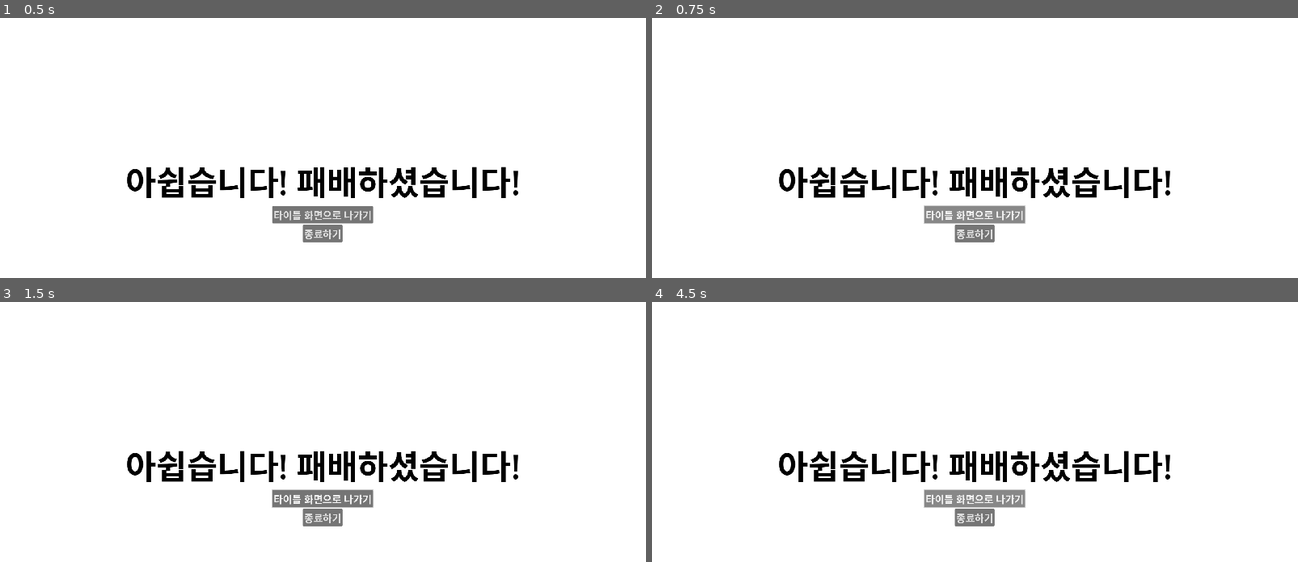
Above: before the commit, frames 1-4 (two rows, left to right).
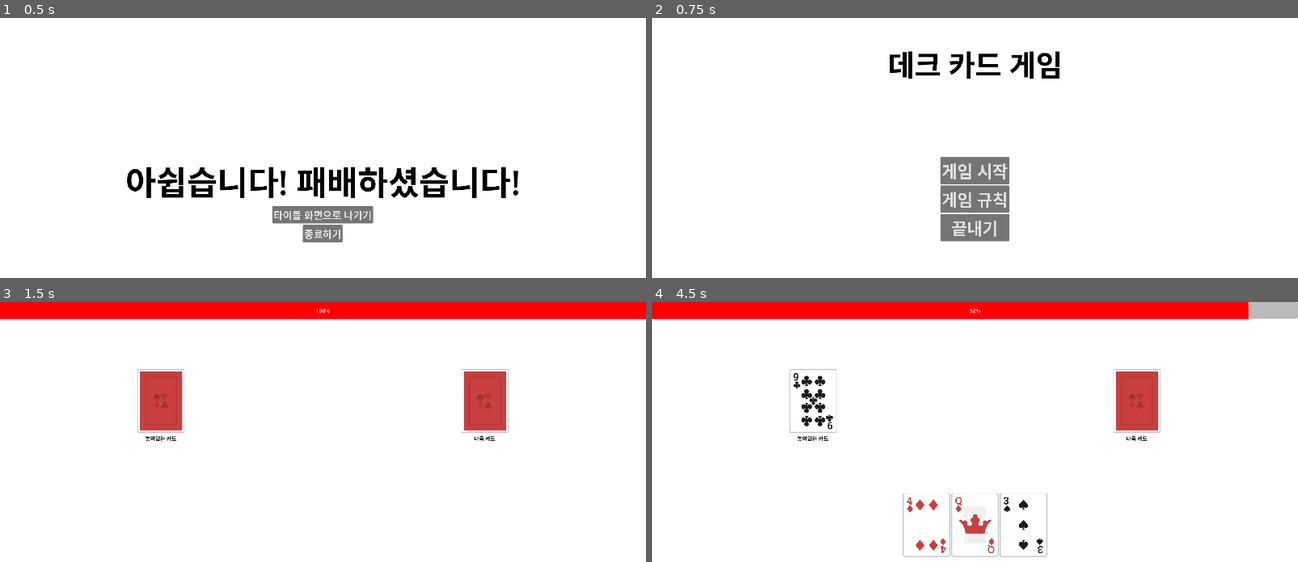
Above: after the commit, the same moments.

Repository: scy0416/deque_card_game
Game: Godot game, scene res://Scenes/lose.tscn
The game is run twice, just before and just after one commit, with the same random seed, the same clock (stepped at 60 frames per second) and the same inputs. This scene is started directly instead of the project's main scene.
Inputs (mouse positions are in pixels of both pictures, inside the frame that each line leads up to):
- Up to frame 1 (0.5 s): no input
- Up to frame 2 (0.75 s): click "타이틀 화면으로 나가기" at 0.5 s
- Up to frame 3 (1.5 s): click (323, 455) at 1.25 s, where only the run after the commit has a clickable "게임 시작"
- Up to frame 4 (4.5 s): click (975, 499) at 2 s, where only the run before the commit has a clickable "타이틀 화면으로 나가기"; click (975, 499) at 2.75 s, where only the run before the commit has a clickable "타이틀 화면으로 나가기"; tap Enter at 4.25 s

Frame 1 is identical in both runs. In frame 2, 6.7% of the frame differs, in the area x 19-81%, y 12-87%; in frame 3, 14%, in the area x 0-100%, y 0-87%; in frame 4, 14%.

Commit message:
게임 완성

Diff:
--- /dev/null
+++ b/Scenes/description.tscn
@@ -0,0 +1,51 @@
+[gd_scene load_steps=2 format=3 uid="uid://ctivmmaanonxw"]
+
+[ext_resource type="Script" path="res://Scripts/description.gd" id="1_aklod"]
+
+[node name="Description" type="Control"]
+layout_mode = 3
+anchors_preset = 15
+anchor_right = 1.0
+anchor_bottom = 1.0
+grow_horizontal = 2
+grow_vertical = 2
+script = ExtResource("1_aklod")
+
+[node name="Title" type="Button" parent="."]
+layout_mode = 0
+offset_left = 108.0
+offset_top = 70.0
+offset_right = 236.0
+offset_bottom = 120.0
+theme_override_font_sizes/font_size = 30
+text = "뒤로가기"
+
+[node name="RichTextLabel" type="RichTextLabel" parent="."]
+layout_mode = 1
+anchors_preset = 8
+anchor_left = 0.5
+anchor_top = 0.5
+anchor_right = 0.5
+anchor_bottom = 0.5
+offset_left = -656.0
+offset_top = -385.0
+offset_right = 656.0
+offset_bottom = 385.0
+grow_horizontal = 2
+grow_vertical = 2
+theme_override_colors/default_color = Color(0, 0, 0, 1)
+theme_override_font_sizes/normal_font_size = 50
+text = "이 게임은 데크를 이용한 간단한 카드게임입니다.
+게임의 목표는 손에 있는 카드를 모두 내려놓는 것입니다.
+카드를 내려놓을 수 있는 조건은 [같은 모양]이거나
+놓여있는 카드의 [다음 숫자 또는 이전 숫자]인 경우에
+내려놓을 수 있습니다.
+데크를 이용한만큼 손의 카드 중에서 앞 뒤에서만
+카드를 내려놓을 수 있습니다.
+양쪽 카드를 전부 내려놓을 수 없는 경우에는
+다음 카드를 뽑게 되고, 손의 앞 또는 뒤에 추가하게 됩니다.
+나머지 카드가 없는 상태에서 양쪽 카드를 내려놓을 수
+없는 경우에는 게임에서 패배하게 됩니다."
+fit_content = true
+
+[connection signal="pressed" from="Title" to="." method="_on_title_pressed"]
--- a/Scenes/lose.tscn
+++ b/Scenes/lose.tscn
@@ -39,3 +39,6 @@
 size_flags_horizontal = 4
 theme_override_font_sizes/font_size = 30
 text = "종료하기"
+
+[connection signal="pressed" from="CC/VBC/Title" to="." method="_on_title_pressed"]
+[connection signal="pressed" from="CC/VBC/Exit" to="." method="_on_exit_pressed"]
--- a/Scripts/TitleScene.gd
+++ b/Scripts/TitleScene.gd
@@ -6,7 +6,7 @@
 
 # 규칙 버튼을 누르는 경우
 func _on_rule_pressed():
-	pass # Replace with function body.
+	get_tree().change_scene_to_file("res://Scenes/description.tscn")
 
 # 나가기 버튼을 누르는 경우
 func _on_quit_pressed():
--- /dev/null
+++ b/Scripts/description.gd
@@ -0,0 +1,5 @@
+extends Control
+
+
+func _on_title_pressed():
+	get_tree().change_scene_to_file("res://Scenes/TitleScene.tscn")
--- a/Scripts/play_scene.gd
+++ b/Scripts/play_scene.gd
@@ -5,6 +5,7 @@
 var CardNum = ["A", "2", "3", "4", "5", "6", "7", "8", "9", "10", "J", "Q", "K"]
 
 var card:Array
+var card_on_hand = 0
 
 var card_scene:PackedScene = preload("res://Scenes/card.tscn")
 
@@ -39,6 +40,7 @@
 		var c = card.pop_front()
 		append_back(c)
 		remain_cards -= 1
+		card_on_hand += 1
 		await get_tree().create_timer(1).timeout
 
 	#start_game()
@@ -82,8 +84,11 @@
 	var front_card = $UI/VBC/Hand.get_child(2)
 	var back_card = $UI/VBC/Hand.get_child($UI/VBC/Hand.get_child_count() - 3)
 
-	if $UI/VBC/Hand.get_child_count() == 4:
+	print(card_on_hand)
+	if card_on_hand == 0:
+		print("우승")
 		get_tree().change_scene_to_file("res://Scenes/win.tscn")
+		await get_tree().create_timer(0.01).timeout
 
 	var front_puttable = released_card.check_puttable(front_card)
 	var back_puttable = released_card.check_puttable(back_card)
@@ -93,15 +98,18 @@
 	$UI/VBC/Hand/PutFront.visible = false
 	$UI/VBC/Hand/PutBack.visible = false
 
+	#print(remain_cards, card.size())
+
 	if front_puttable or back_puttable:
 		$UI/VBC/Hand/ReleaseFront.visible = front_puttable
 		$UI/VBC/Hand/ReleaseBack.visible = back_puttable
 	else:
 		if remain_cards == 0:
 			get_tree().change_scene_to_file("res://Scenes/lose.tscn")
-		next_card_open()
-		$UI/VBC/Hand/PutFront.visible = true
-		$UI/VBC/Hand/PutBack.visible = true
+		else:
+			next_card_open()
+			$UI/VBC/Hand/PutFront.visible = true
+			$UI/VBC/Hand/PutBack.visible = true
 
 
 func next_card_open():
@@ -109,6 +117,7 @@
 	var next_card = card.pop_front()
 	flip_card.card_pattern = next_card.pattern
 	flip_card.card_num = next_card.num
+	#print(flip_card.card_pattern, flip_card.card_num)
 	$UI/VBC/Other/CardFile/VBC/FlipCard.flip_card()
 
 
@@ -118,6 +127,7 @@
 	released_card.card_pattern = front_card.card_pattern
 	released_card.card_num = front_card.card_num
 	front_card.queue_free()
+	card_on_hand -= 1
 	await get_tree().create_timer(0.01).timeout
 	emit_signal("check_start")
 
@@ -128,6 +138,7 @@
 	released_card.card_pattern = back_card.card_pattern
 	released_card.card_num = back_card.card_num
 	back_card.queue_free()
+	card_on_hand -= 1
 	await get_tree().create_timer(0.01).timeout
 	emit_signal("check_start")
 
@@ -140,6 +151,7 @@
 	$UI/VBC/Hand/ReleaseFront.add_sibling(new_card)
 	$UI/VBC/Other/CardFile/VBC/FlipCard/AnimationPlayer.stop()
 	remain_cards -= 1
+	card_on_hand += 1
 	await get_tree().create_timer(0.01).timeout
 	emit_signal("check_start")
 
@@ -152,5 +164,6 @@
 	$UI/VBC/Hand.get_child($UI/VBC/Hand.get_child_count() - 3).add_sibling(new_card)
 	$UI/VBC/Other/CardFile/VBC/FlipCard/AnimationPlayer.stop()
 	remain_cards -= 1
+	card_on_hand += 1
 	await get_tree().create_timer(0.01).timeout
 	emit_signal("check_start")
